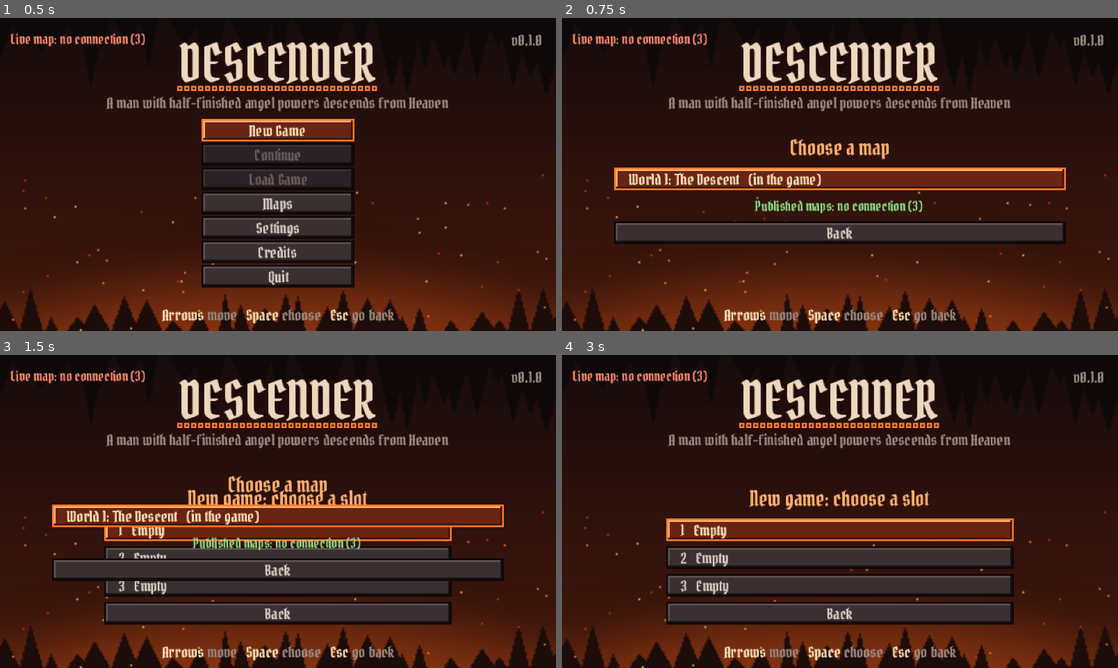
Above: before the commit, frames 1-4 (two rows, left to right).
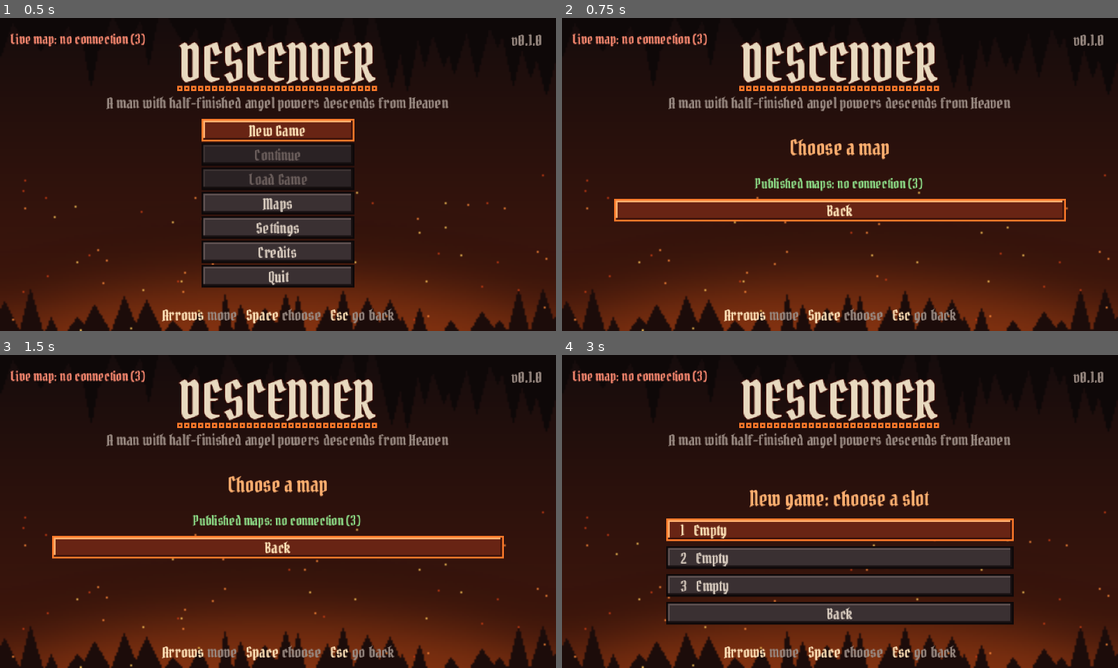
Above: after the commit, the same moments.

Repository: IhorBalan/descender-game
Game: Godot game, scene res://scenes/title.tscn
The game is run twice, just before and just after one commit, with the same random seed, the same clock (stepped at 60 frames per second) and the same inputs.
Inputs (mouse positions are in pixels of both pictures, inside the frame that each line leads up to):
- Up to frame 1 (0.5 s): no input
- Up to frame 2 (0.75 s): click "Maps" at 0.5 s
- Up to frame 3 (1.5 s): click (278, 514) at 1.25 s, where only the run before the commit has a clickable "World 1: The Descent (in the …"
- Up to frame 4 (3 s): click "Back" at 2 s; click "New Game" at 2.75 s

Frame 1 is identical in both runs. In frame 2, 17% of the frame differs, in the area x 9-91%, y 47-73%; in frame 3, 27%, in the area x 9-91%, y 43-87%; in frame 4, nothing differs.

Commit message:
Maps menu: published maps as mods, selected and deselected, named under the version
The Maps menu no longer lists the game's own world. A published map is
selected by choosing it (after its download, if it needs one) and
deselected by choosing it again; the title screen names the selected one
under the version as "Mod: Map - <name>", and New Game and the slot
picker stop repeating it.

Co-Authored-By: Claude Fable 5.1 <noreply@anthropic.com>
Claude-Session: https://claude.ai/code/session_01Wa5G2bQxn1t7bmfPGbU3u3

Diff:
--- a/scenes/title.tscn
+++ b/scenes/title.tscn
@@ -273,6 +273,23 @@
 horizontal_alignment = 2
 vertical_alignment = 1
 
+[node name="Mod" type="Label" parent="."]
+visible = false
+layout_mode = 1
+anchors_preset = 1
+anchor_left = 1.0
+anchor_right = 1.0
+offset_left = -160.0
+offset_top = 26.0
+offset_right = -8.0
+offset_bottom = 38.0
+grow_horizontal = 0
+theme_type_variation = &"Muted"
+theme_override_font_sizes/font_size = 8
+text = "Mod: Map - "
+horizontal_alignment = 2
+vertical_alignment = 1
+
 [node name="Maps" type="VBoxContainer" parent="."]
 visible = false
 layout_mode = 1
--- a/scripts/ui/title.gd
+++ b/scripts/ui/title.gd
@@ -8,8 +8,10 @@
 ## difficulty picker chooses how hard the run is (kept in its save); the picker's
 ## Delete button turns it into a delete picker, where a slot asks the same
 ## before it is cleared. Maps lists the maps the editor published (see
-## MapStore) and the exports in the project; choosing one downloads it if
-## needed and makes it what New Game starts on. The hint along the bottom
+## MapStore): choosing one downloads it if needed and selects it, so New
+## Game starts on it instead of the game's own world, like a mod; choosing
+## it again deselects it. The selected map is named under the version in
+## the corner ("Mod: Map - <name>"). The hint along the bottom
 ## says where Continue would resume, while that button is focused, and
 ## otherwise shows the keys or the pad buttons, whichever the player last
 ## used. The version in the corner is the project's `application/config/version`.
@@ -61,6 +63,7 @@
 @onready var credits_back_button: Button = $Credits/Back
 @onready var hint: PromptLabel = $Hint
 @onready var version_label: Label = $Version
+@onready var mod_label: Label = $Mod
 @onready var maps: VBoxContainer = $Maps
 @onready var maps_list: VBoxContainer = $Maps/List
 @onready var maps_status: Label = $Maps/Status
@@ -141,9 +144,7 @@
 	credits.visible = false
 	maps.visible = false
 	menu.visible = true
-	# New Game says which map it starts (see the Maps menu).
-	var chosen := MapStore.chosen_name()
-	new_game_button.text = "New Game" if chosen.is_empty() else "New Game: %s" % chosen
+	_show_mod()
 	var any_save := SaveManager.latest_slot() >= 0
 	continue_button.disabled = not any_save
 	load_button.disabled = not any_save
@@ -169,14 +170,9 @@
 func _show_slots(mode: SlotMode) -> void:
 	_slot_mode = mode
 	_confirm_slot = -1
-	var chosen := MapStore.chosen_name()
 	match mode:
 		SlotMode.NEW_GAME:
-			slots_heading.text = (
-				"New game: choose a slot"
-				if chosen.is_empty()
-				else "New game on %s: choose a slot" % chosen
-			)
+			slots_heading.text = "New game: choose a slot"
 		SlotMode.LOAD:
 			slots_heading.text = "Load game"
 		SlotMode.DELETE:
@@ -243,37 +239,26 @@
 	_show_slots(SlotMode.LOAD if _slot_mode == SlotMode.DELETE else SlotMode.DELETE)
 
 
-## The Maps menu: the exports in the project (the descent and anything
-## registered), then the maps the editor published, downloaded ones first.
+## The selected map, under the version: a map the editor published that
+## New Game starts on instead of the game's own world (see the Maps menu).
+func _show_mod() -> void:
+	var chosen := MapStore.chosen_name()
+	mod_label.text = "" if chosen.is_empty() else "Mod: Map - %s" % chosen
+	mod_label.visible = not chosen.is_empty()
+
+
+## The Maps menu: the maps the editor published, downloaded ones first. The
+## selected one is ticked; choosing a map selects it (after its download, if
+## it needs one) and choosing it again deselects it.
 func _show_maps() -> void:
 	menu.visible = false
 	maps.visible = true
-	for child in maps_list.get_children():
-		maps_list.remove_child(child)
-		child.queue_free()
 	maps_status.text = "Looking for published maps…"
-	for level in Levels.LEVELS:
-		_add_map_button("%s   (in the game)" % level["name"], _start_level.bind(""))
 	maps_back_button.grab_focus()
 	var listed := await MapStore.list()
 	if not maps.visible:
 		return
-	for entry in listed:
-		var map_id := str(entry.get("mapId", ""))
-		if entry.get("unpublished", false):
-			_add_map_button(
-				"%s   (downloaded, no longer published)" % str(entry.get("name", map_id)),
-				_start_level.bind(MapStore.level_id(map_id))
-			)
-		else:
-			var note := (
-				"downloaded"
-				if entry.get("cached", false)
-				else ("update available" if entry.has("path") else "download")
-			)
-			_add_map_button(
-				"%s   (%s)" % [str(entry.get("name", map_id)), note], _fetch_and_start.bind(map_id)
-			)
+	_list_maps(listed)
 	maps_status.text = (
 		MapStore.status
 		if not MapStore.status.is_empty()
@@ -287,6 +272,34 @@
 		maps_list.get_child(0).grab_focus()
 
 
+## (Re)builds the list's buttons for the maps listed, with the selected one
+## ticked.
+func _list_maps(listed: Array[Dictionary]) -> void:
+	for child in maps_list.get_children():
+		maps_list.remove_child(child)
+		child.queue_free()
+	for entry in listed:
+		var map_id := str(entry.get("mapId", ""))
+		var name := str(entry.get("name", map_id))
+		var level := MapStore.level_id(map_id)
+		var selected := MapStore.chosen_level == level
+		var note: String
+		if entry.get("unpublished", false):
+			note = "downloaded, no longer published"
+		elif entry.get("cached", false):
+			note = "downloaded"
+		else:
+			note = "update available" if entry.has("path") else "download"
+		var text := "%s   (%s)" % [name, note]
+		if selected:
+			text = "* %s   (selected)" % name
+		var downloaded: bool = entry.get("cached", false) or entry.get("unpublished", false)
+		if selected or downloaded:
+			_add_map_button(text, _toggle_map.bind(level, listed))
+		else:
+			_add_map_button(text, _fetch_and_select.bind(map_id, listed))
+
+
 func _add_map_button(text: String, on_pressed: Callable) -> void:
 	var button := Button.new()
 	button.text = text
@@ -296,29 +309,50 @@
 	Audio.wire_menu(button)
 
 
-func _fetch_and_start(map_id: String) -> void:
+## Downloads a map and selects it.
+func _fetch_and_select(map_id: String, listed: Array[Dictionary]) -> void:
 	for child in maps_list.get_children():
 		child.disabled = true
 	var level: String = await MapStore.fetch(map_id)
 	maps_status.text = MapStore.status
 	for child in maps_list.get_children():
 		child.disabled = false
-	if level.is_empty() or not maps.visible:
-		return
-	_start_level(level)
+	if not maps.visible:
+		return
+	if level.is_empty():
+		return
+	MapStore.choose(level)
+	for entry in listed:
+		if str(entry.get("mapId", "")) == map_id:
+			entry["cached"] = true
+	_show_mod()
+	_list_maps(listed)
+	_focus_map(level)
+
+
+## Selects a downloaded map, or deselects it when it is the selected one:
+## New Game is back on the game's own world.
+func _toggle_map(level: String, listed: Array[Dictionary]) -> void:
+	MapStore.choose("" if MapStore.chosen_level == level else level)
+	_show_mod()
+	_list_maps(listed)
+	_focus_map(level)
+
+
+## Puts the focus back on the map's button after the list is rebuilt.
+func _focus_map(level: String) -> void:
+	for button in maps_list.get_children():
+		if button.text.contains(Levels.display_name(level)):
+			button.grab_focus()
+			return
+	if maps_list.get_child_count() > 0:
+		maps_list.get_child(0).grab_focus()
 
 
 func _process(_delta: float) -> void:
 	# A download reports its progress while the Maps menu is up.
 	if maps.visible and MapStore.running:
 		maps_status.text = MapStore.status
-
-
-## A chosen map (empty: the descent) is what New Game starts on from now
-## on; it goes straight to the slot picker.
-func _start_level(level_id: String) -> void:
-	MapStore.choose(level_id)
-	_show_slots(SlotMode.NEW_GAME)
 
 
 func _on_continue_pressed() -> void:
Not shown, changed: README.md
